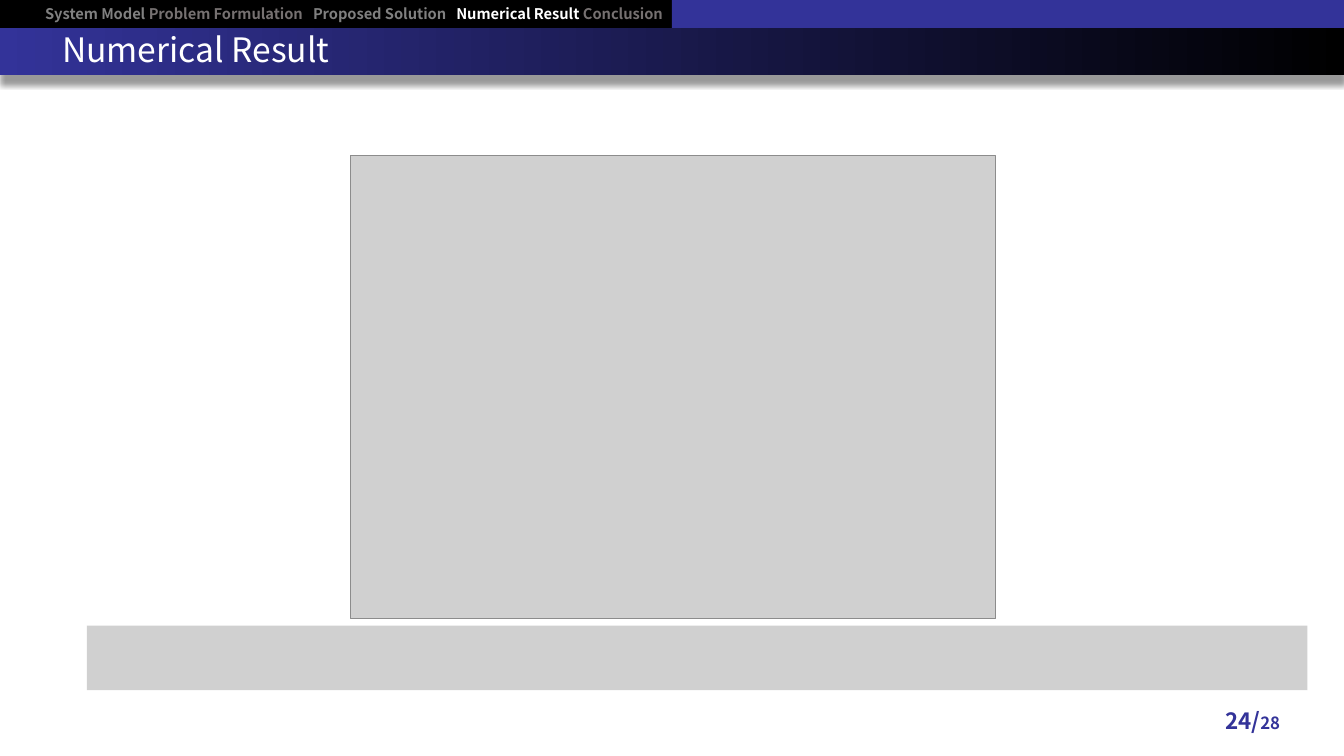
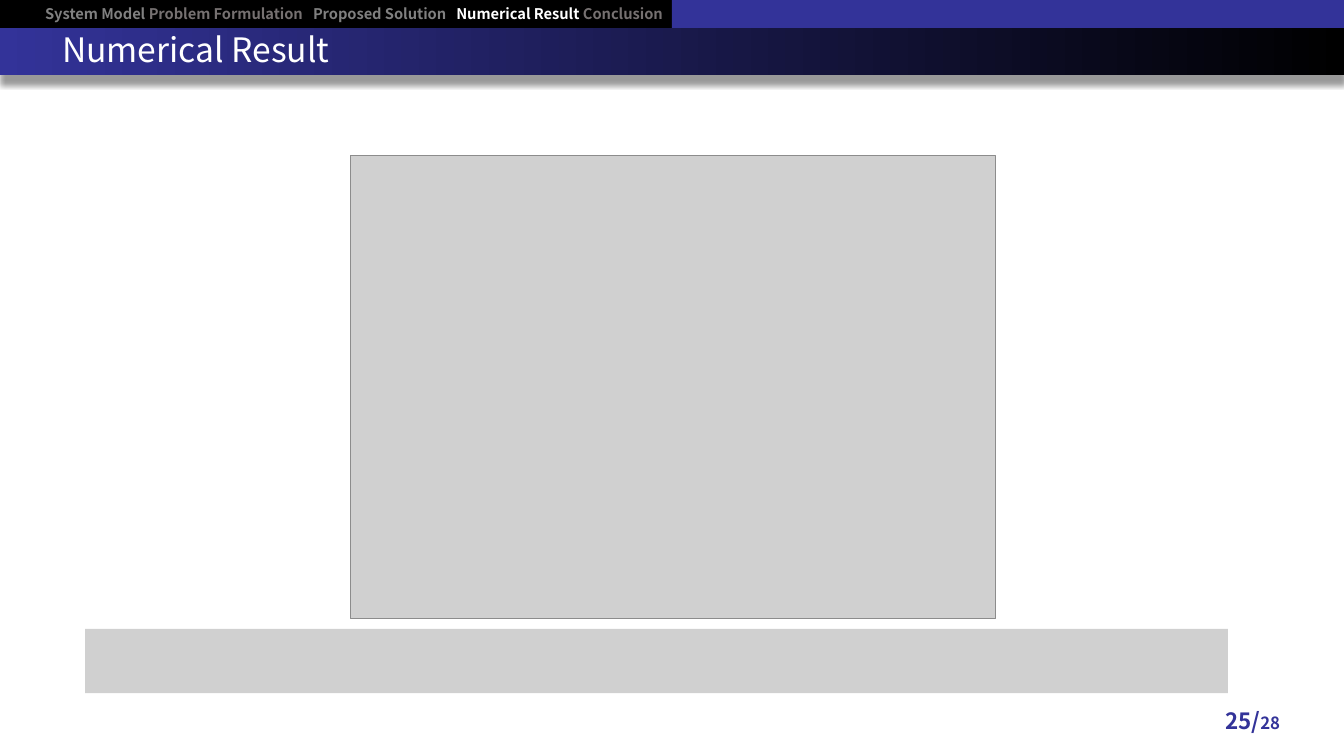
Before and after one commit to RefatHanbat/Presentation-of-SDM, a slide deck: slide 25 of New Problem/Thesis Defense slide.pptx (slide 24 before the commit). Drawn at 1344x756 pixels with LibreOffice and Linux fonts; fonts in the diff are those of the drawing; grey boxes stand for pictures. Boxes give left, top, right and bottom in pixels: in the first picture for what was removed or moved away, otherwise in the second. Text is boxed around its words. In the diff, an @@ line names an element or a change of style, - is before the commit and + after.

```diff
--- a/New Problem/Thesis Defense slide.pptx
+++ b/New Problem/Thesis Defense slide.pptx
@@ picture: place and size @@
-picture at bbox=[87, 626, 1308, 691]
+picture at bbox=[85, 629, 1228, 694]
@@ page number at bbox=[1225, 711, 1280, 733]: text changed @@
-24/28
+25/28
```
Also in this commit, not shown: 5 other slides changed.
